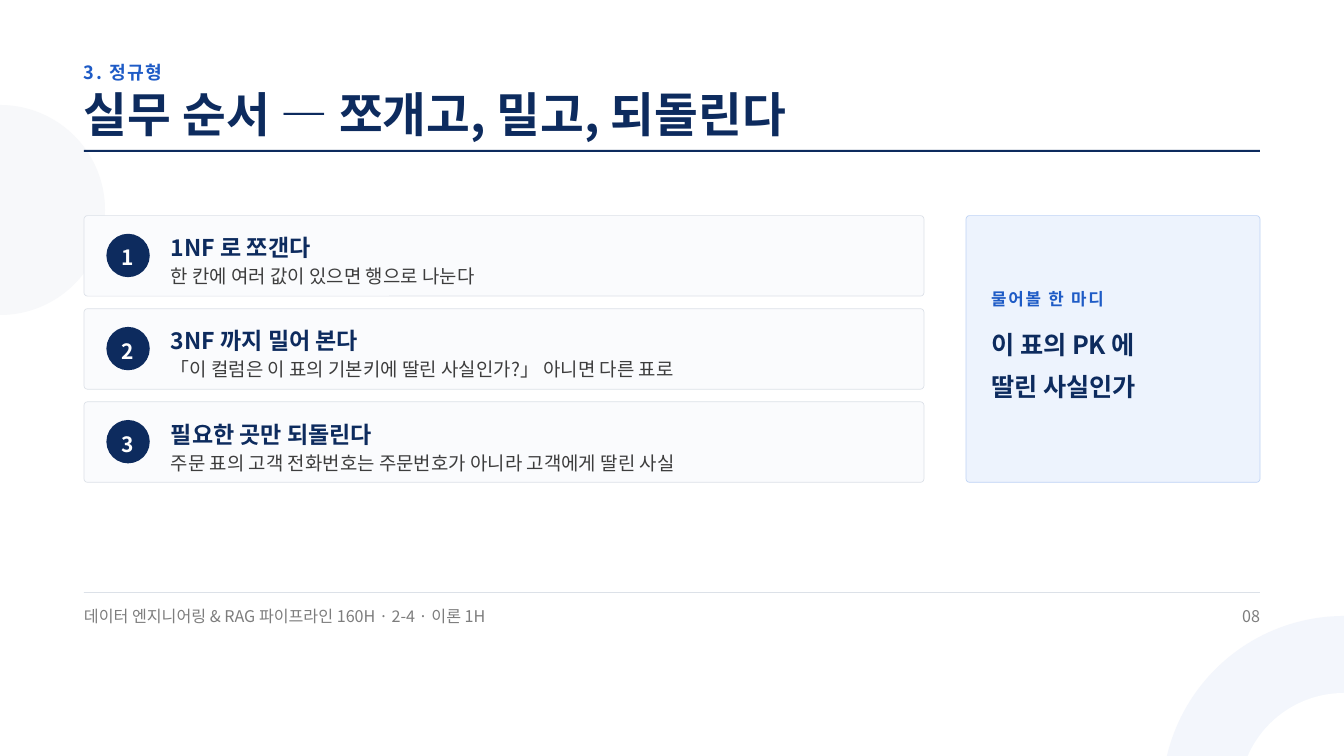
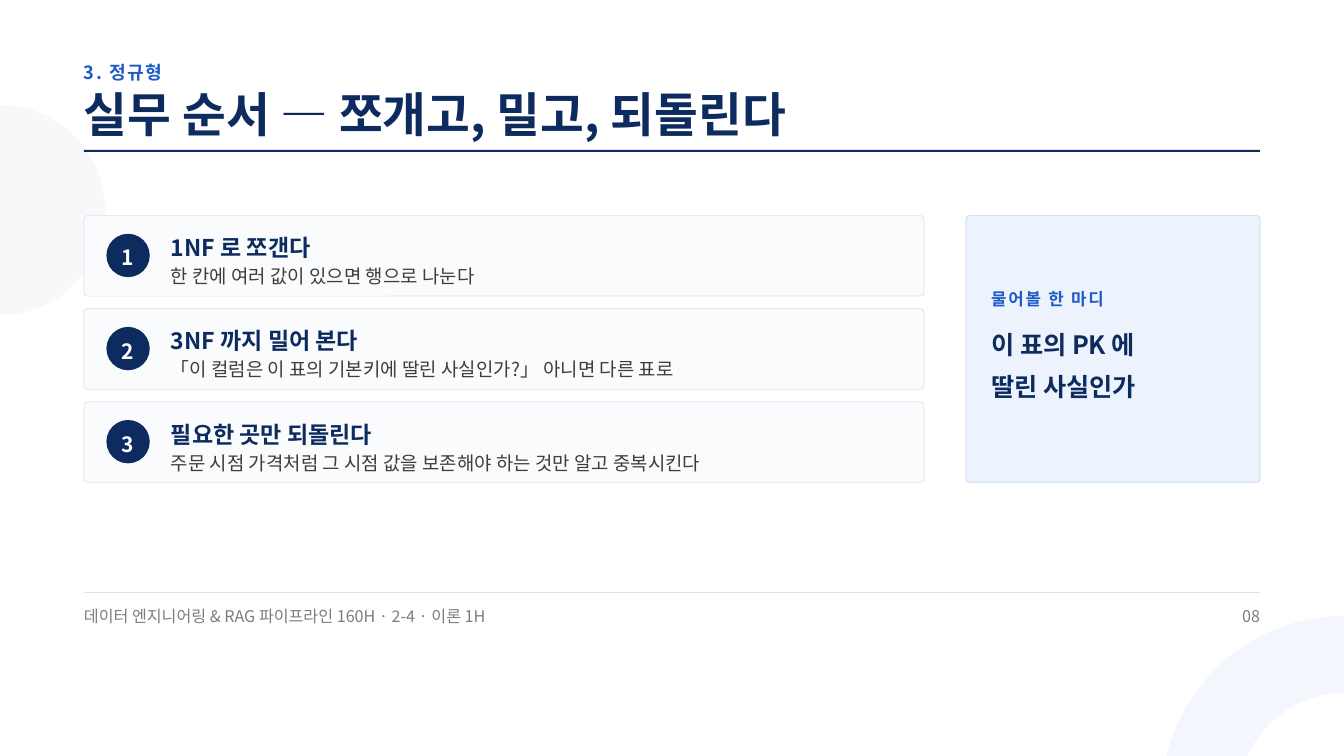
Before and after one commit to aebonlee/materials, a slide deck: slide 8 of data-eng/decks/w2d4s1.pptx. Drawn at 1344x756 pixels with LibreOffice and Linux fonts; fonts in the diff are those of the drawing. Boxes give left, top, right and bottom in pixels: in the first picture for what was removed or moved away, otherwise in the second. Text is boxed around its words. In the diff, an @@ line names an element or a change of style, - is before the commit and + after.

```diff
--- a/data-eng/decks/w2d4s1.pptx
+++ b/data-eng/decks/w2d4s1.pptx
@@ text at <box>171,454,700,472</box>: text changed @@
-주문 표의 고객 전화번호는 주문번호가 아니라 고객에게 딸린 사실
+주문 시점 가격처럼 그 시점 값을 보존해야 하는 것만 알고 중복시킨다
```
Also in this commit, not shown: 1 other slide changed, 11 other files.
